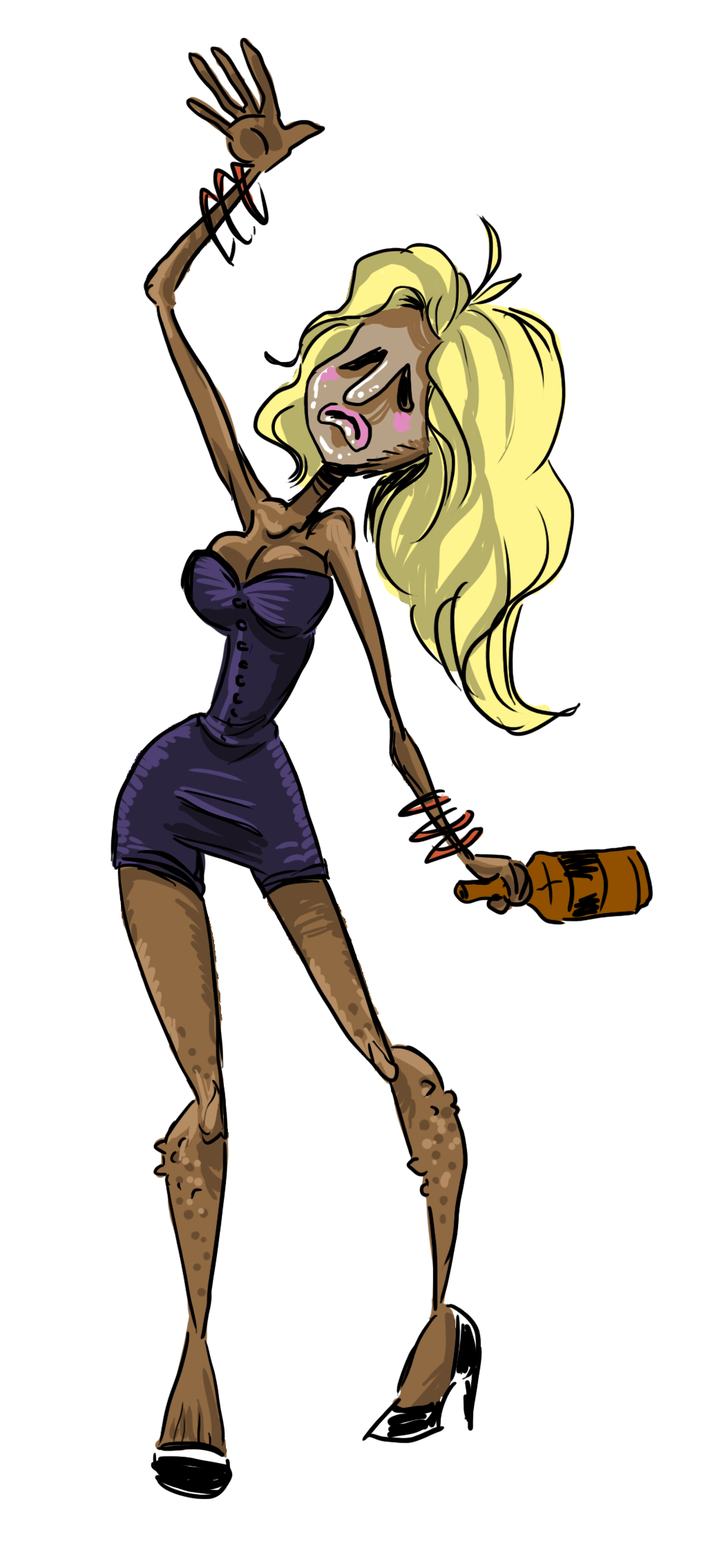
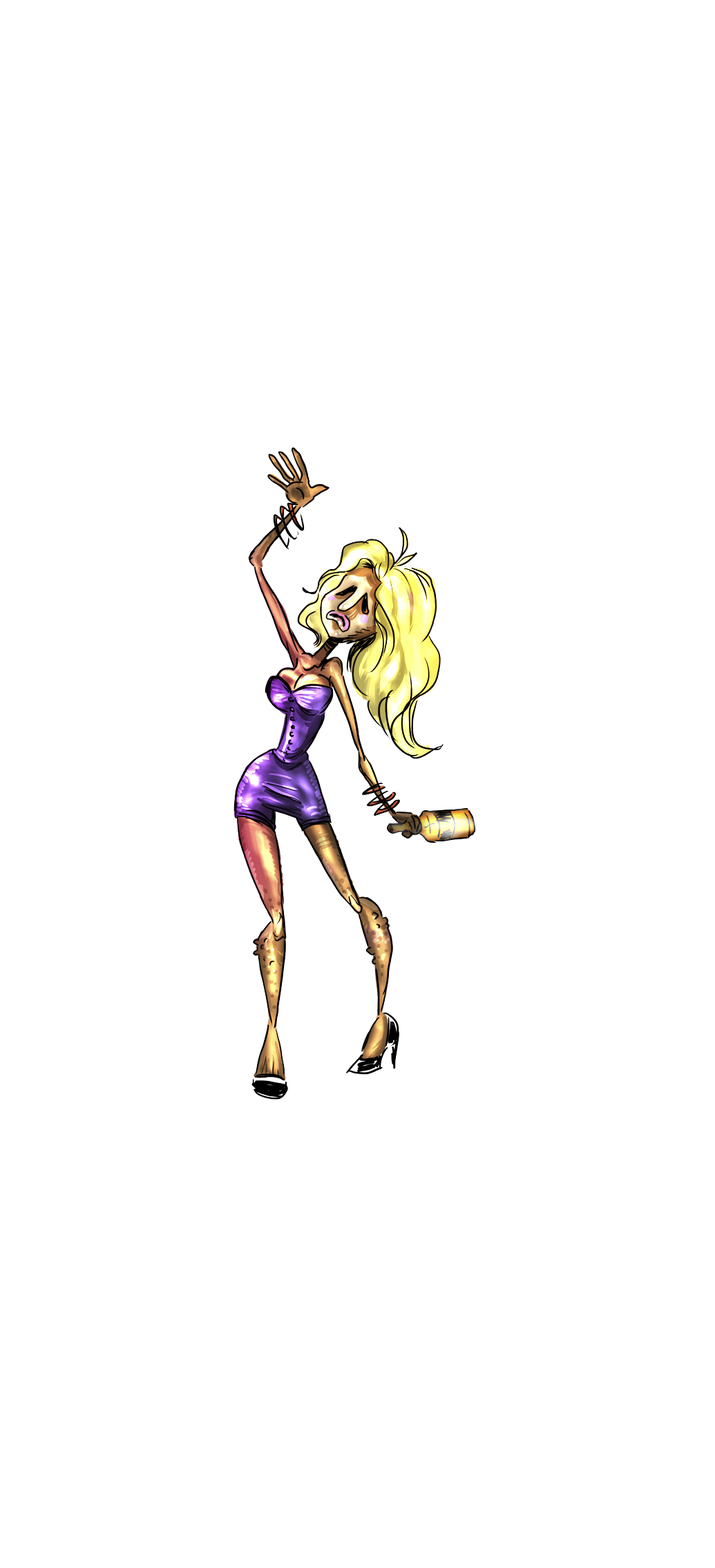
Layers edited between the first and the second w=715, h=1568 image:
added group "Group 1" (1st of 2) with 5 layers above "Group 1" over [232, 446, 476, 1100]
added layer "Layer 4" (overlay) in group "Group 1" over [233, 463, 444, 977]
added layer "outline copy" in group "Group 1" over [233, 446, 476, 1100]
added layer "Layer 3" (68%) in group "Group 1" over [232, 446, 476, 1100]
moved "outline" (2nd of 2, in "Group 1") into group "Group 1" over [109, 37, 654, 1500]
moved "Layer 1" into group "Group 1" over [111, 37, 651, 1459]
